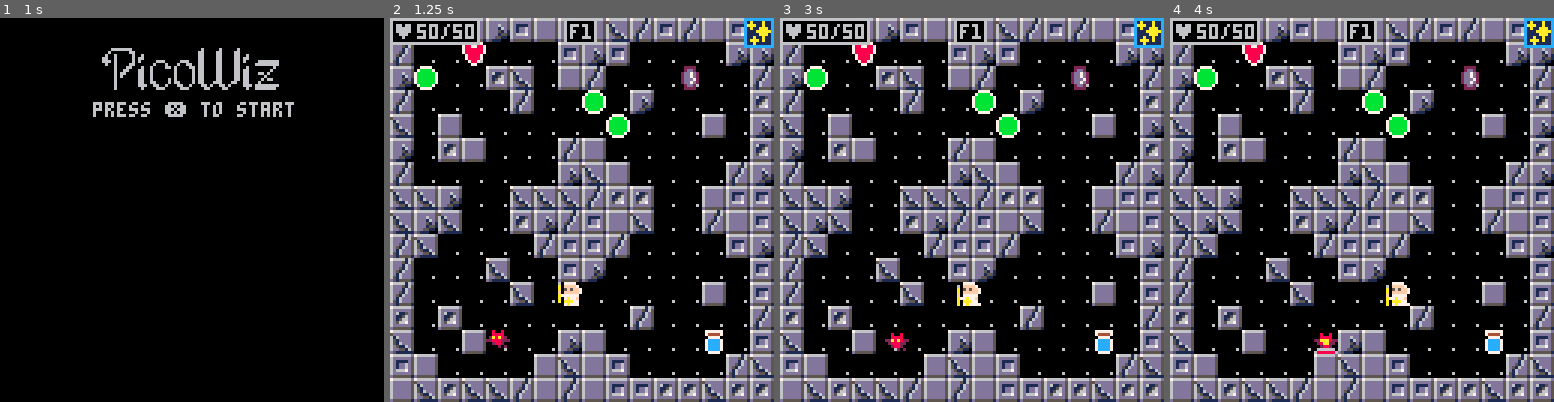
Above: before the commit, frames 1-4 (left to right).
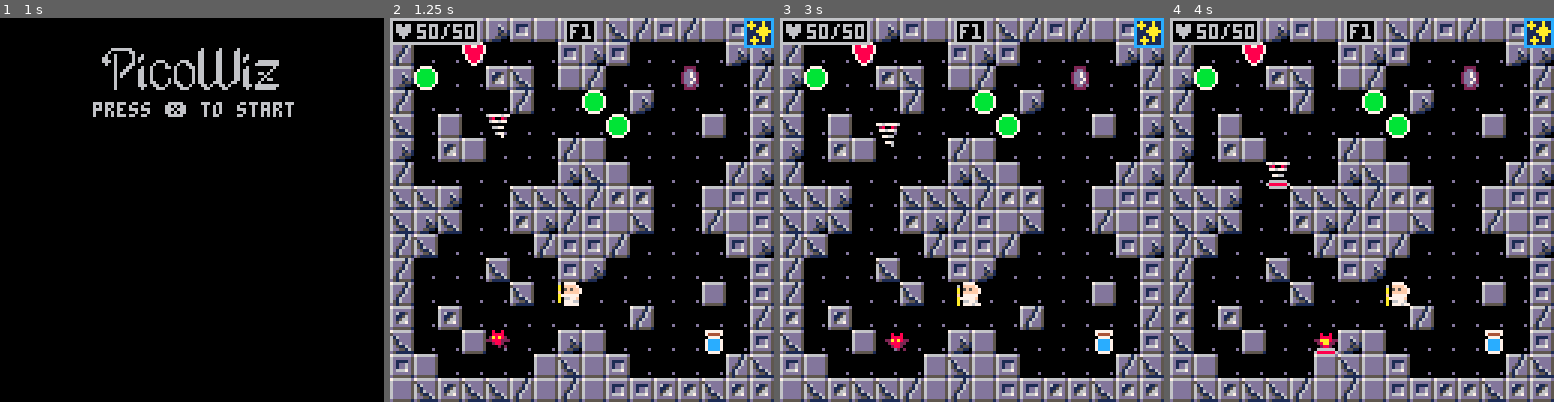
Above: after the commit, the same moments.

Repository: caudilci/pico-wiz
Game: PICO-8 cartridge wiz.p8
The game is run twice, just before and just after one commit, with the same random seed, the same clock (stepped at 60 frames per second) and the same inputs.
Inputs:
- Up to frame 1 (1 s): tap O (Z key) at 0.33, 0.7 s
- Up to frame 2 (1.25 s): tap X (X key) at 1.07 s
- Up to frame 3 (3 s): tap O (Z key) at 1.43, 2.22 s; hold Left 1.97-2.37 s; tap X (X key) at 2.07, 2.4, 2.73 s; hold Down 2.42-2.82 s; hold Right from 2.87 s (still down)
- Up to frame 4 (4 s): tap X (X key) at 3.07, 3.4, 3.73 s; tap O (Z key) at 3.1, 3.98 s; release Right at 3.53 s; hold Up from 3.58 s (still down)

Frame 1 is identical in both runs. In frame 2, 1.0% of the frame differs, in the area x 10-93%, y 10-93%; in frame 3, 1.0%; in frame 4, 1.1%.

Commit message:
implement enemy spells - needs refactoring

Diff:
--- a/wiz.p8
+++ b/wiz.p8
@@ -473,6 +473,13 @@
 function normalize(x,y)
 	local magnitude = flr(sqrt(x*x+y*y))
 	return x/magnitude, y/magnitude
+end
+
+function is_visible(x,y,x1,y1,range)
+	if includes_point(fov(x,y,range), {x=x1, y=y1}) then
+		return true
+	end
+	return false
 end
 
 function get_circle_points(cx,cy,r)
@@ -1101,59 +1108,80 @@
 	enemy_types = {
 		{
 			-- bat
-			id=-1,
-			x=12,
-			y=12,
 			dir=1,
 			ox=0,
 			oy=0,
 			sprites={192, 193},
 			flipx=false,
+			spell=nil,
 			hp = 10,
 			maxhp = 10,
-			spell_index=1,
 			meleedmg=5,
-			spells={},
-			cooldown=0,
 			collide=false
 		},
 		{
 			-- slime
-			id=-1,
-			x=12,
-			y=12,
 			dir=1,
 			ox=0,
 			oy=0,
 			sprites={194, 195},
 			flipx=false,
+			spell=nil,
 			hp = 12,
 			maxhp = 12,
-			spell_index=1,
 			meleedmg=10,
-			spells={},
-			cooldown=0,
 			collide=false
 		},
 		{
 			-- goblin
-			id=-1,
-			x=12,
-			y=12,
 			dir=1,
 			ox=0,
 			oy=0,
 			sprites={196, 197},
 			flipx=false,
 			hp = 15,
+			spell = nil,
+			maxhp = 15,
+			meleedmg=15,
+			cooldown=0,
+			collide=false
+		},
+		{
+			-- Tornado
+			dir=1,
+			ox=0,
+			oy=0,
+			sprites={208, 209},
+			flipx=false,
+			hp = 15,
 			maxhp = 15,
 			spell_index=1,
 			meleedmg=15,
-			spells={},
 			cooldown=0,
+			spell = {
+				ani={160,161,162,163},
+				radius=0.5,
+				range=4,
+				dmg=5,
+				cast = function (self, mob)
+					if mob.cooldown == 0 then
+						if is_visible(mob.x,mob.y,player.x,player.y, self.range) then
+							player.hp -= self.dmg
+							add(ani_queue, {self.ani, {{x=player.x, y=player.y}}})
+							mob.cooldown = 5
+							return true
+						end
+					else
+						mob.cooldown -= 1
+						return false
+					end
+				end
+			},
 			collide=false
 		}
 	}
+
+	add_enemy(4,4,4)
 end
 
 function add_enemy(x,y,type)
@@ -1173,7 +1201,13 @@
 			enemies_killed += 1
 			del(mobs,mob)
 		else
-			update_enemy_pos(mob)
+			local casted = false
+			if mob.spell then
+				casted = mob.spell:cast(mob)
+			end
+			if not casted then
+				update_enemy_pos(mob)
+			end
 		end
 	end
 end
@@ -1415,7 +1449,7 @@
 000770006d1dd6d100000000cccccccccd1ddcd1bbbbbbbbbd1ddbd1333333330000000000000000000000000000000000000000000000000000000000000000
 000770006d1dd6d100000000cccccccccd1ddcd1bbbbbbbbbd1ddbd1333333330000000000000000000000000000000000000000000000000000000000000000
 007007006d6667d100000000cccccccccdccccd1bbbbbbbbbdbbbbd1333333330000000000000000000000000000000000000000000000000000000000000000
-000000006dddddd100000060cccccccccdddddd1bbbbbbbbbdddddd1333333330000000000000000000000000000000000000000000000000000000000000000
+000000006dddddd1000000d0cccccccccdddddd1bbbbbbbbbdddddd1333333330000000000000000000000000000000000000000000000000000000000000000
 000000001111111100000000cccccccc11111111bbbbbbbb11111111333333330000000000000000000000000000000000000000000000000000000000000000
 7666666d7666666d7666666d7666616d7666666d7665666d7666666d6dddddd60000000000000000000000000000000000000000000000000000000000000000
 6dddddd56dddddd56dddddd56ddd51655dddddd56dd1ddd56dddddd5d6dddd650000000000000000000000000000000000000000000000000000000000000000
@@ -1434,12 +1468,12 @@
 00000000000000000000000000000000000000000000000000000000000000000000000000000000000000000000000000000000000000000000000000000000
 00000000000000000000000000000000000000000000000000000000000000000000000000000000000000000000000000000000000000000000000000000000
 07700770007777000777777007777770002222000022220000077000000770000007700000077000000000000000000000000000000000000000000000000000
-7887788707bbbb700744447007444470002dd200002ee20000788700007cc70000722700007bb700000000000000000000000000000000000000000000000000
-788888877bbbbbb7007777000077770002dd7d2002ee7e200788887007cccc700722227007bbbb70000000000000000000000000000000000000000000000000
-788888877bbbbbb70788887007cccc7002dd7d2002ee7e20788888877cccccc7722222277bbbbbb7000000000000000000000000000000000000000000000000
-078888707bbbbbb70788887007cccc7002ddd72002eee72077788777777cc77777722777777bb777000000000000000000000000000000000000000000000000
-078888707bbbbbb70788887007cccc7002dd7d2002ee7e2000788700007cc70000722700007bb700000000000000000000000000000000000000000000000000
-0078870007bbbb700788887007cccc70002dd200002ee20000788700007cc70000722700007bb700000000000000000000000000000000000000000000000000
+7887788707bbbb700744447007444470002dd200002cc20000788700007cc70000722700007bb700000000000000000000000000000000000000000000000000
+788888877bbbbbb7007777000077770002dd7d2002cc7c200788887007cccc700722227007bbbb70000000000000000000000000000000000000000000000000
+788888877bbbbbb70788887007cccc7002dd7d2002cc7c20788888877cccccc7722222277bbbbbb7000000000000000000000000000000000000000000000000
+078888707bbbbbb70788887007cccc7002ddd72002ccc72077788777777cc77777722777777bb777000000000000000000000000000000000000000000000000
+078888707bbbbbb70788887007cccc7002dd7d2002cc7c2000788700007cc70000722700007bb700000000000000000000000000000000000000000000000000
+0078870007bbbb700788887007cccc70002dd200002cc20000788700007cc70000722700007bb700000000000000000000000000000000000000000000000000
 00077000007777000077770000777700002222000022220000777700007777000077770000777700000000000000000000000000000000000000000000000000
 55577555555775555557755555577555555775555557755555577555555775555557755555577555555775555557755555577555555775555557755555577555
 57777775555775555777777557777775577777755777777557777775577777755777777557777775557777555577775555777755557777555557777557777555
@@ -1519,10 +1553,10 @@
 00000000000000000000000000000000000000000000000000000000000000000000000000000000000000000000000000000000000000000000000000000000
 00667700007766000000000000000000000000000000000000000000000000000000000000000000000000000000000000000000000000000000000000000000
 00000000000000000000000000000000000000000000000000000000000000000000000000000000000000000000000000000000000000000000000000000000
-00067600000776000000000000000000000000000000000000000000000000000000000000000000000000000000000000000000000000000000000000000000
+00067700000776000000000000000000000000000000000000000000000000000000000000000000000000000000000000000000000000000000000000000000
 00000700000006000000000000000000000000000000000000000000000000000000000000000000000000000000000000000000000000000000000000000000
 00000000000000000000066660000000000000000000000000000000000000000000000000000000000000000000000000000000000000000000000000000000
-00000000000000000000600666000000000000000000000000000000000000000000000000000000000000000000000000000000000000000000000000000000
+00000000000000000000600066000000000000000000000000000000000000000000000000000000000000000000000000000000000000000000000000000000
 00000000000000000006000006600000000000000000000000000000000000000000000000000000000000000000000000000000000000000000000000000000
 00000000000000000066000000600000000000000000000000000000000000000000000000000000000000000000000000000000000000000000000000000000
 00000000000000000066000000000066600000600600006000006660000066600006000060006660000606600000000000000000000000000000000000000000
@@ -1534,9 +1568,9 @@
 a05f5ff7a05f5ff70066000006606000006006600066000660660000006000006066000660660000006600000000000000000000000000000000000000000000
 f0fffff7a0fffff70006600006006600006606600066000660660000606600006066000600660000606600000000000000000000000000000000000000000000
 a7777770f07777700000666660000660066606600066000660066006000660060006606000066006006600000000000000000000000000000000000000000000
-a07a77f0a77a77f00000066000000066606006000060000600006660000066600000660000006660006000000000000000000000000000000000000000000000
-a0aaa770a0aaa7700000000000000000000000000000000000000000000000000000000000000000000000000000000000000000000000000000000000000000
-007a7770a07a77770000000000000000000000000000000000000000000000000000000000000000000000000000000000000000000000000000000000000000
+a06677f0a77777f00000066000000066606006000060000600006660000066600000660000006660006000000000000000000000000000000000000000000000
+a0777660a06677600000000000000000000000000000000000000000000000000000000000000000000000000000000000000000000000000000000000000000
+00777770a07776770000000000000000000000000000000000000000000000000000000000000000000000000000000000000000000000000000000000000000
 
 
 
Not shown, changed: README.md
